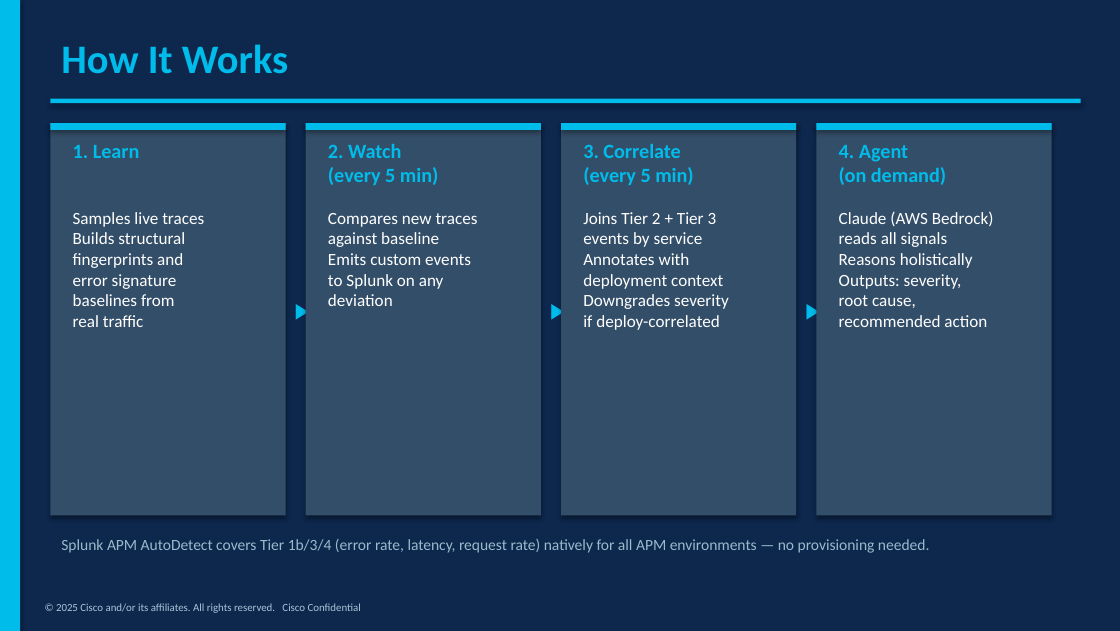
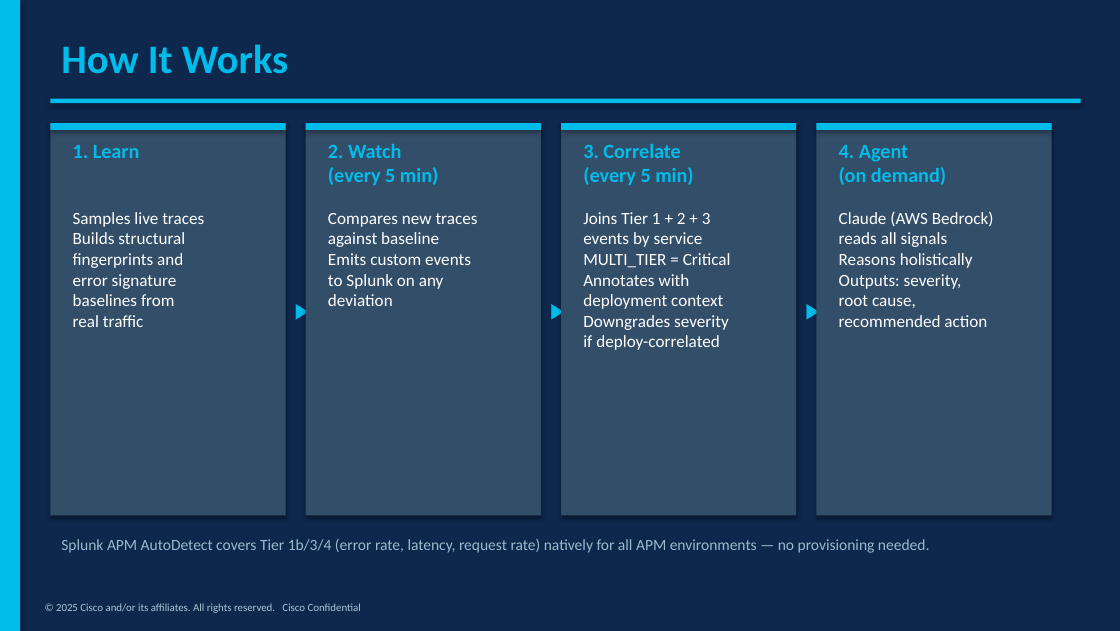
Before and after one commit to mqbui1/o11y-behaviorbaseline, a slide deck: slide 5 of Behavioral_Baseline_Deck.pptx. Drawn at 1120x631 pixels with LibreOffice and Linux fonts; fonts in the diff are those of the drawing. Boxes give left, top, right and bottom in pixels: in the first picture for what was removed or moved away, otherwise in the second. Text is boxed around its words. In the diff, an @@ line names an element or a change of style, - is before the commit and + after.

```diff
--- a/Behavioral_Baseline_Deck.pptx
+++ b/Behavioral_Baseline_Deck.pptx
@@ text at [583,212,731,350]: text changed @@
-Joins Tier 2 + Tier 3
-events by service
-Annotates with
-deployment context
-Downgrades severity
-if deploy-correlated
+Joins Tier 1 + 2 + 3
+events by service
+MULTI_TIER = Critical
+Annotates with
+deployment context
+Downgrades severity
+if deploy-correlated
```
Also in this commit, not shown: 4 other slides changed, 1 other file.
